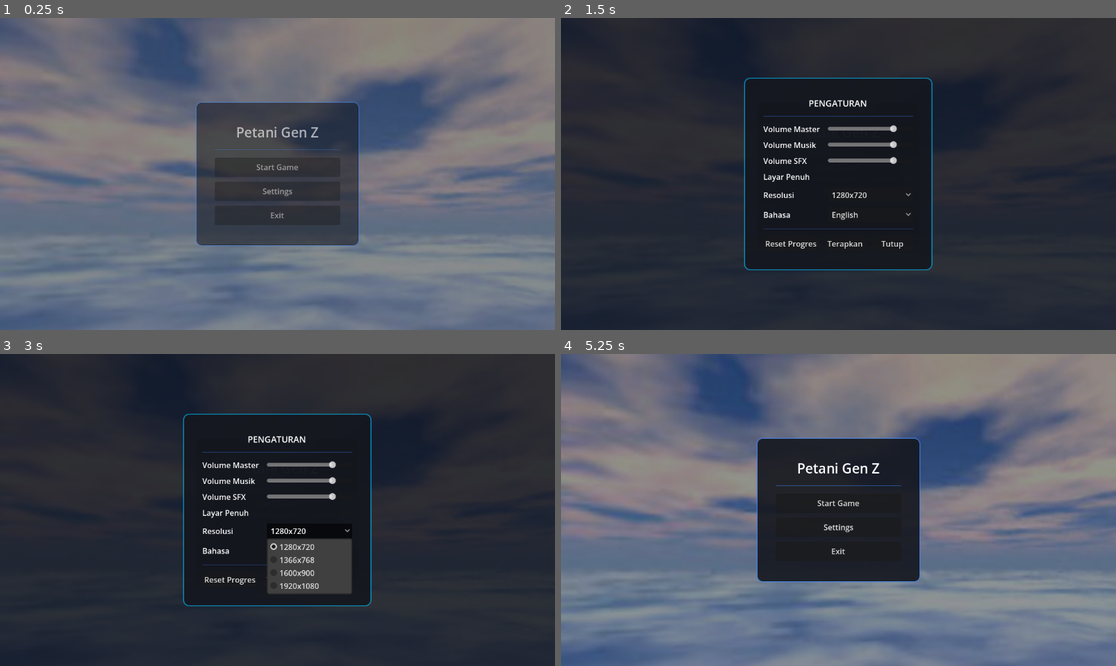
Above: before the commit, frames 1-4 (two rows, left to right).
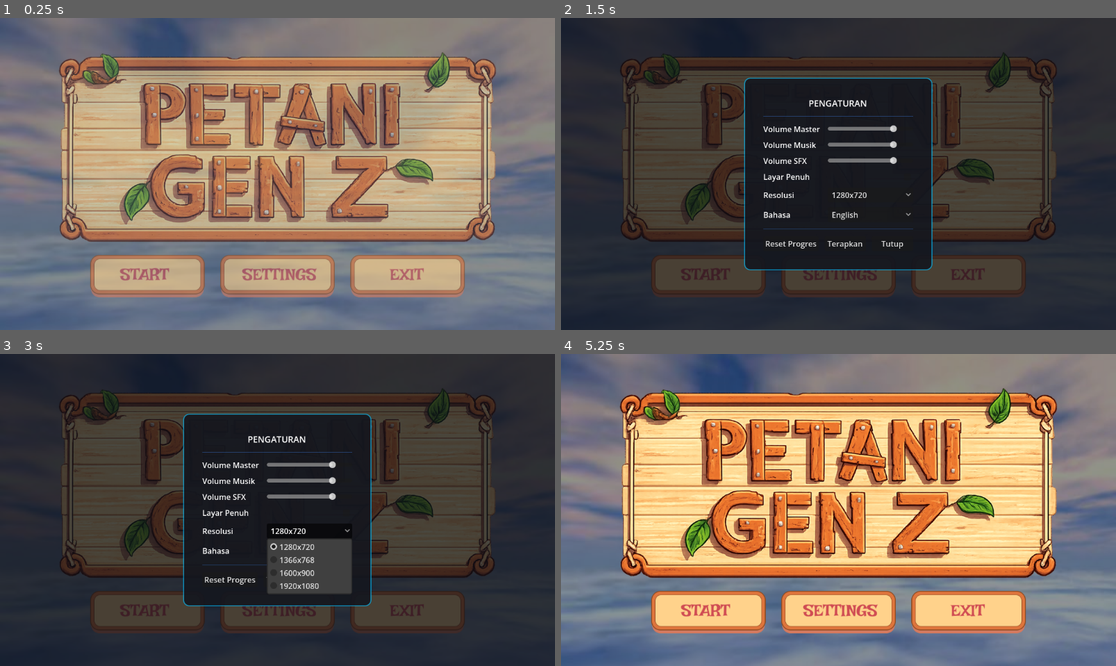
Above: after the commit, the same moments.

Repository: Kemas-Nayar/petani-gen-z
Game: Godot game, scene res://main_menu.tscn
The game is run twice, just before and just after one commit, with the same random seed, the same clock (stepped at 60 frames per second) and the same inputs.
Inputs (mouse positions are in pixels of both pictures, inside the frame that each line leads up to; where the layout moved, square brackets give the same spot in the first picture):
- Up to frame 1 (0.25 s): no input
- Up to frame 2 (1.5 s): click (838, 276) [838, 192] at 0.5 s; click (710, 276) [838, 167] at 1.25 s
- Up to frame 3 (3 s): click (149, 612) [277, 503] at 2 s; click "1280x720" at 2.75 s
- Up to frame 4 (5.25 s): click "English" at 3.5 s; click "Terapkan" at 4.25 s; click "Tutup" at 5 s

The runs differ from the first frame. In frame 1, 54% of the frame differs, in the area x 10-90%, y 10-90%; in frame 2, 29%; in frame 3, 29%; in frame 4, 55%.

Commit message:
ubah buttons, nambahin title

Diff:
--- a/main_menu.gd
+++ b/main_menu.gd
@@ -1,11 +1,8 @@
 extends Control
 
-@onready var panel_container: PanelContainer = $CenterContainer/PanelContainer
-@onready var title_label: Label = $CenterContainer/PanelContainer/MarginContainer/VBox/TitleLabel
-
-@onready var play_button: Button = $CenterContainer/PanelContainer/MarginContainer/VBox/Buttons/PlayButton
-@onready var settings_button: Button = $CenterContainer/PanelContainer/MarginContainer/VBox/Buttons/SettingsButton
-@onready var quit_button: Button = $CenterContainer/PanelContainer/MarginContainer/VBox/Buttons/QuitButton
+@onready var play_button: TextureButton = $CenterContainer/VBox/Buttons/PlayButton
+@onready var settings_button: TextureButton = $CenterContainer/VBox/Buttons/SettingsButton
+@onready var quit_button: TextureButton = $CenterContainer/VBox/Buttons/QuitButton
 
 # Ambil SettingsManager secara dinamis saat runtime untuk menghindari error parse compile-time
 @onready var settings_manager = get_node("/root/SettingsManager")
@@ -13,24 +10,6 @@
 var settings_scene = preload("res://settings_menu.tscn")
 
 func _ready() -> void:
-	# Styling panel secara dinamis untuk memberikan kesan glassmorphism premium
-	var style_box = StyleBoxFlat.new()
-	style_box.bg_color = Color(0.08, 0.09, 0.12, 0.9) # Dark navy translucent
-	style_box.border_width_left = 2
-	style_box.border_width_top = 2
-	style_box.border_width_right = 2
-	style_box.border_width_bottom = 2
-	style_box.border_color = Color(0.24, 0.51, 0.93, 0.7) # Sleek Blue Border
-	style_box.corner_radius_top_left = 12
-	style_box.corner_radius_top_right = 12
-	style_box.corner_radius_bottom_left = 12
-	style_box.corner_radius_bottom_right = 12
-	style_box.content_margin_left = 16
-	style_box.content_margin_top = 16
-	style_box.content_margin_right = 16
-	style_box.content_margin_bottom = 16
-	panel_container.add_theme_stylebox_override("panel", style_box)
-
 	# Menghubungkan signal tombol
 	play_button.pressed.connect(_on_play_pressed)
 	settings_button.pressed.connect(_on_settings_pressed)
@@ -53,11 +32,10 @@
 	tween.tween_property(self, "modulate:a", 1.0, 0.4)
 
 func _update_locale_texts() -> void:
-	play_button.text = tr("Start Game")
-	settings_button.text = tr("Settings")
-	quit_button.text = tr("Exit")
+	# Tekstur tombol sudah memiliki teks terintegrasi ("START", "SETTINGS", "EXIT")
+	pass
 
-func _setup_button_effects(btn: Button) -> void:
+func _setup_button_effects(btn: TextureButton) -> void:
 	btn.pivot_offset = btn.size / 2
 	btn.item_rect_changed.connect(func(): btn.pivot_offset = btn.size / 2)
 
--- a/main_menu.tscn
+++ b/main_menu.tscn
@@ -1,7 +1,11 @@
-[gd_scene load_steps=3 format=3]
+[gd_scene load_steps=7 format=3]
 
 [ext_resource type="Script" path="res://main_menu.gd" id="1_main_menu"]
 [ext_resource type="Texture2D" path="res://background.jpg" id="2_bg"]
+[ext_resource type="Texture2D" path="res://startbutton.png" id="3_start_btn"]
+[ext_resource type="Texture2D" path="res://settingsbutton.png" id="4_settings_btn"]
+[ext_resource type="Texture2D" path="res://exitbutton.png" id="5_exit_btn"]
+[ext_resource type="Texture2D" path="res://title.png" id="6_title_img"]
 
 [node name="MainMenu" type="Control"]
 layout_mode = 3
@@ -40,47 +44,40 @@
 grow_horizontal = 2
 grow_vertical = 2
 
-[node name="PanelContainer" type="PanelContainer" parent="CenterContainer"]
-custom_minimum_size = Vector2(340, 0)
+[node name="VBox" type="VBoxContainer" parent="CenterContainer"]
 layout_mode = 2
+theme_override_constants/separation = 24
+alignment = 1
 
-[node name="MarginContainer" type="MarginContainer" parent="CenterContainer/PanelContainer"]
+[node name="TitleRect" type="TextureRect" parent="CenterContainer/VBox"]
+custom_minimum_size = Vector2(912, 400)
 layout_mode = 2
-theme_override_constants/margin_left = 24
-theme_override_constants/margin_top = 28
-theme_override_constants/margin_right = 24
-theme_override_constants/margin_bottom = 28
+texture = ExtResource("6_title_img")
+expand_mode = 1
+stretch_mode = 5
 
-[node name="VBox" type="VBoxContainer" parent="CenterContainer/PanelContainer/MarginContainer"]
+[node name="Buttons" type="HBoxContainer" parent="CenterContainer/VBox"]
 layout_mode = 2
-theme_override_constants/separation = 16
+theme_override_constants/separation = 30
+alignment = 1
 
-[node name="TitleLabel" type="Label" parent="CenterContainer/PanelContainer/MarginContainer/VBox"]
+[node name="PlayButton" type="TextureButton" parent="CenterContainer/VBox/Buttons"]
+custom_minimum_size = Vector2(240, 88)
 layout_mode = 2
-theme_override_font_sizes/font_size = 28
-text = "Petani Gen Z"
-horizontal_alignment = 1
+texture_normal = ExtResource("3_start_btn")
+ignore_texture_size = true
+stretch_mode = 5
 
-[node name="Separator" type="ColorRect" parent="CenterContainer/PanelContainer/MarginContainer/VBox"]
-custom_minimum_size = Vector2(0, 1)
+[node name="SettingsButton" type="TextureButton" parent="CenterContainer/VBox/Buttons"]
+custom_minimum_size = Vector2(240, 88)
 layout_mode = 2
-color = Color(0.24, 0.51, 0.93, 0.5)
+texture_normal = ExtResource("4_settings_btn")
+ignore_texture_size = true
+stretch_mode = 5
 
-[node name="Buttons" type="VBoxContainer" parent="CenterContainer/PanelContainer/MarginContainer/VBox"]
+[node name="QuitButton" type="TextureButton" parent="CenterContainer/VBox/Buttons"]
+custom_minimum_size = Vector2(240, 88)
 layout_mode = 2
-theme_override_constants/separation = 10
-
-[node name="PlayButton" type="Button" parent="CenterContainer/PanelContainer/MarginContainer/VBox/Buttons"]
-custom_minimum_size = Vector2(0, 40)
-layout_mode = 2
-text = "Mulai Bermain"
-
-[node name="SettingsButton" type="Button" parent="CenterContainer/PanelContainer/MarginContainer/VBox/Buttons"]
-custom_minimum_size = Vector2(0, 40)
-layout_mode = 2
-text = "Pengaturan"
-
-[node name="QuitButton" type="Button" parent="CenterContainer/PanelContainer/MarginContainer/VBox/Buttons"]
-custom_minimum_size = Vector2(0, 40)
-layout_mode = 2
-text = "Keluar"
+texture_normal = ExtResource("5_exit_btn")
+ignore_texture_size = true
+stretch_mode = 5
Binary file added: exitbutton.png
Not shown, added: exitbutton.png.import
Binary file added: settingsbutton.png
Not shown, added: settingsbutton.png.import
Binary file added: startbutton.png
Not shown, added: startbutton.png.import
Binary file added: title.png
Not shown, added: title.png.import
